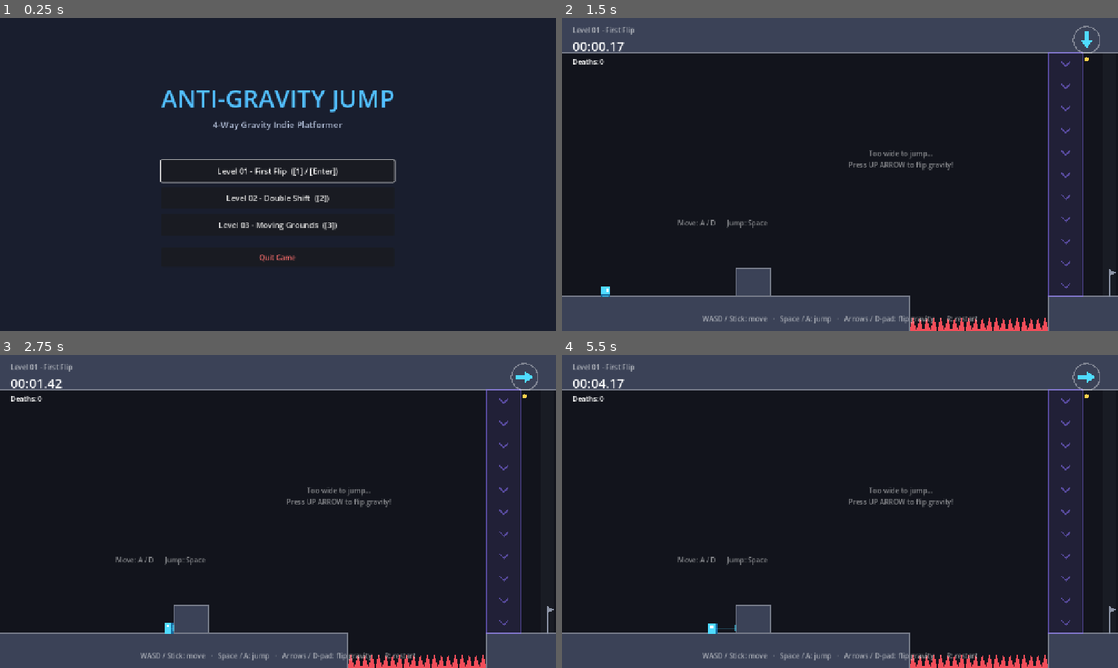
Above: before the commit, frames 1-4 (two rows, left to right).
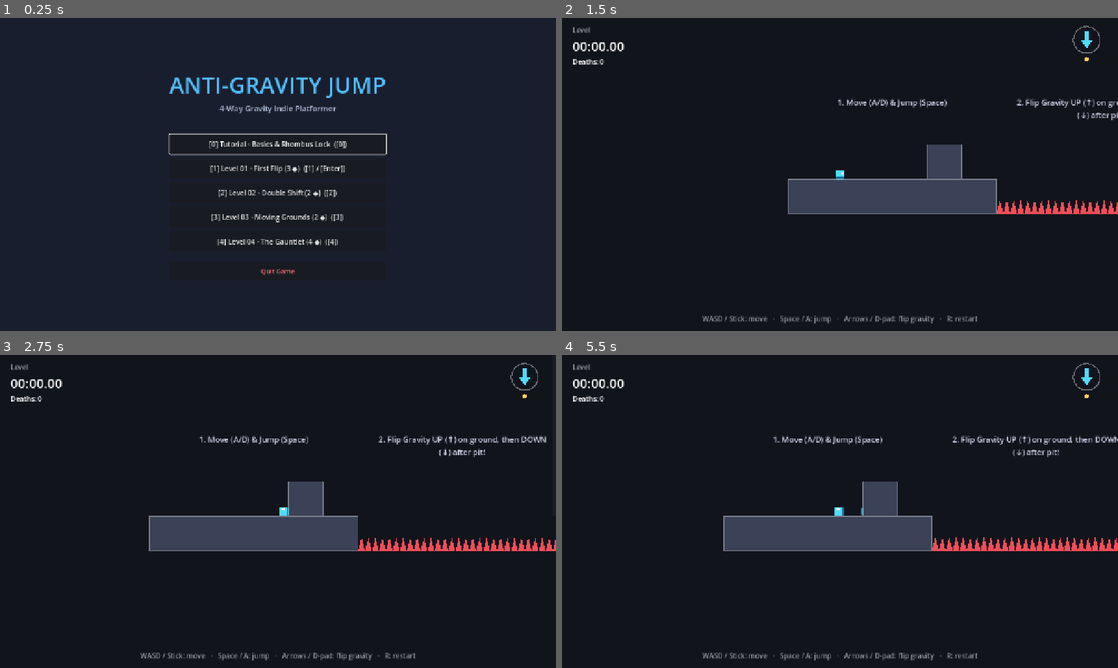
Above: after the commit, the same moments.

Repository: gorelikspb/antigravityjump
Game: Godot game, scene res://src/ui/main_menu.tscn
Two runs of this game, one before a commit and one after it. Both use one fixed random seed, a clock stepped at 60 frames per second and the inputs below.
Inputs (mouse positions are in pixels of both pictures, inside the frame that each line leads up to):
- Up to frame 1 (0.25 s): no input
- Up to frame 2 (1.5 s): click (840, 143) at 0.5 s, where only the run after the commit has a clickable "[0] Tutorial - Basics & Rhomb…"; click (840, 171) at 1.25 s, where only the run before the commit has a clickable "Level 01 - First Flip ([1] / …"
- Up to frame 3 (2.75 s): tap Enter (confirm) at 2 s; move the mouse to (400, 495) at 2.02 s; hold Right (gravity_right) from 2.03 s (still down); tap 0 at 2.1 s; click (400, 495) at 2.17 s; tap Space (jump) at 2.27 s; tap 1 at 2.3 s
- Up to frame 4 (5.5 s): move the mouse to (728, 527) at 2.77 s; tap 1 at 2.85 s; tap Space (jump) at 3.02, 4.52, 5.27 s; tap 4 at 3.05, 3.6 s; move the mouse to (895, 442) at 3.52 s; release Right (gravity_right) at 3.53 s; hold Left (gravity_left) 3.53-4.28 s; tap Keypad Enter at 3.8, 4.35 s; move the mouse to (812, 574) at 4.27 s; hold Right (gravity_right) from 4.28 s (still down); click (812, 574) at 4.42 s; tap 2 at 4.55, 5.1 s; move the mouse to (1006, 558) at 5.02 s; tap 3 at 5.3 s

The runs differ from the first frame. In frame 1, 5.2% of the frame differs, in the area x 28-72%, y 18-83%; in frame 2, 32%; in frame 3, 32%, in the area x 0-100%, y 0-100%; in frame 4, 32%.
Error after the commit: Invalid access to property or key 'global_position' on a base object of type 'null instance'. (res://src/gameplay/level/level.gd:42)

Commit message:
feat: add mandatory rhombus lock mode, interactive tutorial, Level 04, and publishing guide

Diff:
--- a/src/gameplay/level/goal.gd
+++ b/src/gameplay/level/goal.gd
@@ -6,7 +6,13 @@
 signal reached
 
 @export var color: Color = Color(1.0, 0.82, 0.3)
+@export var locked_color: Color = Color(0.55, 0.25, 0.35)
 @export var pulse_speed: float = 3.0
+
+var is_locked: bool = false:
+	set(value):
+		is_locked = value
+		queue_redraw()
 
 var _t: float = 0.0
 
@@ -30,9 +36,15 @@
 
 
 func _draw() -> void:
+	var c := locked_color if is_locked else color
 	var pulse := 0.5 + 0.5 * sin(_t * pulse_speed)
-	var fill := color
-	fill.a = 0.15 + 0.2 * pulse
+	var fill := c
+	fill.a = 0.10 if is_locked else (0.15 + 0.2 * pulse)
 	draw_rect(Rect2(Vector2.ZERO, size), fill)
-	draw_rect(Rect2(Vector2.ZERO, size), color, false, 3.0)
-	draw_circle(size * 0.5, 6.0 + 3.0 * pulse, color)
+	draw_rect(Rect2(Vector2.ZERO, size), c, false, 3.0)
+	if is_locked:
+		# Draw lock cross
+		draw_line(Vector2(8, 8), size - Vector2(8, 8), c, 2.5)
+		draw_line(Vector2(size.x - 8, 8), Vector2(8, size.y - 8), c, 2.5)
+	else:
+		draw_circle(size * 0.5, 6.0 + 3.0 * pulse, c)
--- a/src/gameplay/level/level.gd
+++ b/src/gameplay/level/level.gd
@@ -11,11 +11,14 @@
 signal air_charges_changed(charges: int, max_charges: int)
 signal flip_denied
 signal checkpoint_reached
+signal crystals_changed(collected: int, total: int, required: bool)
 
 @export var level_name: String = "Untitled Level"
 @export var level_bounds: Rect2 = Rect2(0, 0, 1280, 720)
 @export var start_gravity: GravityMath.Dir = GravityMath.Dir.DOWN
 @export_file("*.tscn") var next_level: String = ""
+## If true, the Goal stays locked until every RechargeCrystal in the level has been collected.
+@export var require_all_crystals: bool = true
 ## Extra distance outside level_bounds before the player is killed (AC-L5).
 @export var out_of_bounds_margin: float = 64.0
 
@@ -26,6 +29,9 @@
 var _respawn_position: Vector2
 var _respawn_gravity: int
 var _respawn_timer: Timer
+var _total_crystals: int = 0
+var _collected_crystals: Array[RechargeCrystal] = []
+var _checkpoint_crystals: Array[RechargeCrystal] = []
 
 @onready var _player: Player = $Player
 @onready var _spawn: Marker2D = $Spawn
@@ -56,10 +62,18 @@
 	for node in get_tree().get_nodes_in_group(&"goals"):
 		if is_ancestor_of(node):
 			(node as Goal).reached.connect(_on_goal_reached)
+	for node in get_tree().get_nodes_in_group(&"crystals"):
+		if is_ancestor_of(node):
+			var c := node as RechargeCrystal
+			_total_crystals += 1
+			c.always_consume = true
+			c.collected.connect(_on_crystal_collected.bind(c))
 
 	_player.respawn(_respawn_position, _respawn_gravity)
+	_update_goal_lock()
 	deaths_changed.emit(_deaths)
 	timer_updated.emit(_elapsed)
+	crystals_changed.emit(_collected_crystals.size(), _total_crystals, require_all_crystals)
 
 
 func _physics_process(delta: float) -> void:
@@ -104,22 +118,48 @@
 func _do_respawn() -> void:
 	if _completed:
 		return
+	_collected_crystals = _checkpoint_crystals.duplicate()
 	for node in get_tree().get_nodes_in_group(&"crystals"):
 		if is_ancestor_of(node):
 			node.call(&"reset")
+	_update_goal_lock()
+	crystals_changed.emit(_collected_crystals.size(), _total_crystals, require_all_crystals)
 	_player.respawn(_respawn_position, _respawn_gravity)
 
 
 func _on_checkpoint_activated(respawn_position: Vector2) -> void:
 	_respawn_position = respawn_position
 	_respawn_gravity = _player.gravity_dir
+	_checkpoint_crystals = _collected_crystals.duplicate()
 	if has_node("/root/SoundManager"):
 		get_node("/root/SoundManager").play(AudioSynthesizer.Sound.CHECKPOINT)
 	checkpoint_reached.emit()
 
 
+func _on_crystal_collected(crystal: RechargeCrystal) -> void:
+	if not _collected_crystals.has(crystal):
+		_collected_crystals.append(crystal)
+		_update_goal_lock()
+		crystals_changed.emit(_collected_crystals.size(), _total_crystals, require_all_crystals)
+
+
+func _is_goal_locked() -> bool:
+	return require_all_crystals and _total_crystals > 0 and _collected_crystals.size() < _total_crystals
+
+
+func _update_goal_lock() -> void:
+	var locked := _is_goal_locked()
+	for node in get_tree().get_nodes_in_group(&"goals"):
+		if is_ancestor_of(node):
+			(node as Goal).is_locked = locked
+
+
 func _on_goal_reached() -> void:
 	if _completed or _player.is_dead():
+		return
+	if _is_goal_locked():
+		if has_node("/root/SoundManager"):
+			get_node("/root/SoundManager").play(AudioSynthesizer.Sound.DENY)
 		return
 	_completed = true
 	_running = false
--- /dev/null
+++ b/src/levels/level_00_tutorial.tscn
@@ -0,0 +1,130 @@
+[gd_scene format=3]
+
+[ext_resource type="Script" path="res://src/gameplay/level/level.gd" id="1_level"]
+[ext_resource type="PackedScene" path="res://src/gameplay/player/player.tscn" id="2_player"]
+[ext_resource type="PackedScene" path="res://src/ui/hud.tscn" id="3_hud"]
+[ext_resource type="Script" path="res://src/gameplay/level/block.gd" id="4_block"]
+[ext_resource type="Script" path="res://src/gameplay/level/spikes.gd" id="5_spikes"]
+[ext_resource type="Script" path="res://src/gameplay/level/gravity_zone.gd" id="6_zone"]
+[ext_resource type="Script" path="res://src/gameplay/level/checkpoint.gd" id="7_checkpoint"]
+[ext_resource type="Script" path="res://src/gameplay/level/goal.gd" id="8_goal"]
+[ext_resource type="Script" path="res://src/gameplay/level/recharge_crystal.gd" id="9_crystal"]
+
+[node name="Level00Tutorial" type="Node2D"]
+script = ExtResource("1_level")
+level_name = "Level 00 - Interactive Tutorial"
+level_bounds = Rect2(0, 0, 1920, 720)
+next_level = "res://src/levels/level_01.tscn"
+
+[node name="Geometry" type="Node2D" parent="."]
+
+[node name="Ceiling" type="StaticBody2D" parent="Geometry"]
+script = ExtResource("4_block")
+size = Vector2(1920, 80)
+
+[node name="FloorRoom1" type="StaticBody2D" parent="Geometry"]
+position = Vector2(0, 640)
+script = ExtResource("4_block")
+size = Vector2(480, 80)
+
+[node name="Step1" type="StaticBody2D" parent="Geometry"]
+position = Vector2(320, 560)
+script = ExtResource("4_block")
+size = Vector2(80, 80)
+
+[node name="FloorRoom2" type="StaticBody2D" parent="Geometry"]
+position = Vector2(960, 640)
+script = ExtResource("4_block")
+size = Vector2(480, 80)
+
+[node name="FloorRoom3" type="StaticBody2D" parent="Geometry"]
+position = Vector2(1440, 640)
+script = ExtResource("4_block")
+size = Vector2(480, 80)
+
+[node name="GoalLedge" type="StaticBody2D" parent="Geometry"]
+position = Vector2(1680, 620)
+script = ExtResource("4_block")
+size = Vector2(240, 20)
+
+[node name="Hazards" type="Node2D" parent="."]
+
+[node name="PitSpikes" type="Area2D" parent="Hazards"]
+position = Vector2(480, 688)
+script = ExtResource("5_spikes")
+size = Vector2(480, 32)
+
+[node name="Pickups" type="Node2D" parent="."]
+
+[node name="Crystal1" type="Area2D" parent="Pickups"]
+position = Vector2(1180, 440)
+script = ExtResource("9_crystal")
+always_consume = true
+size = Vector2(32, 32)
+
+[node name="Crystal2" type="Area2D" parent="Pickups"]
+position = Vector2(1560, 260)
+script = ExtResource("9_crystal")
+always_consume = true
+size = Vector2(32, 32)
+
+[node name="Triggers" type="Node2D" parent="."]
+
+[node name="Checkpoint1" type="Area2D" parent="Triggers"]
+position = Vector2(928, 80)
+script = ExtResource("7_checkpoint")
+size = Vector2(32, 560)
+
+[node name="Goal" type="Area2D" parent="Triggers"]
+position = Vector2(1760, 580)
+script = ExtResource("8_goal")
+size = Vector2(40, 40)
+
+[node name="TutorialLabels" type="Node2D" parent="."]
+
+[node name="Label1" type="Label" parent="TutorialLabels"]
+offset_left = 60.0
+offset_top = 450.0
+offset_right = 420.0
+offset_bottom = 510.0
+theme_override_colors/font_color = Color(0.9, 0.9, 1, 0.9)
+theme_override_font_sizes/font_size = 18
+text = "1. Move (A/D) & Jump (Space)"
+horizontal_alignment = 1
+
+[node name="Label2" type="Label" parent="TutorialLabels"]
+offset_left = 520.0
+offset_top = 450.0
+offset_right = 920.0
+offset_bottom = 510.0
+theme_override_colors/font_color = Color(0.9, 0.9, 1, 0.9)
+theme_override_font_sizes/font_size = 18
+text = "2. Flip Gravity UP (↑) on ground, then DOWN (↓) after pit!"
+horizontal_alignment = 1
+autowrap_mode = 2
+
+[node name="Label3" type="Label" parent="TutorialLabels"]
+offset_left = 980.0
+offset_top = 280.0
+offset_right = 1420.0
+offset_bottom = 360.0
+theme_override_colors/font_color = Color(1, 0.8, 0.3, 1)
+theme_override_font_sizes/font_size = 18
+text = "3. EXIT IS LOCKED! Collect ALL Rhombus Crystals (◆) to unlock Exit & refill flips!"
+horizontal_alignment = 1
+autowrap_mode = 2
+
+[node name="Label4" type="Label" parent="TutorialLabels"]
+offset_left = 1460.0
+offset_top = 180.0
+offset_right = 1880.0
+offset_bottom = 240.0
+theme_override_colors/font_color = Color(0.4, 1, 0.6, 1)
+theme_override_font_sizes/font_size = 16
+text = "Grab Crystal near ceiling, then enter golden Exit!"
+horizontal_alignment = 1
+
+[node name="PlayerInstance" parent="." instance=ExtResource("2_player")]
+position = Vector2(120, 580)
+
+[node name="HUD" parent="." instance=ExtResource("3_hud")]
--- a/src/levels/level_01.tscn
+++ b/src/levels/level_01.tscn
@@ -8,6 +8,7 @@
 [ext_resource type="Script" path="res://src/gameplay/level/gravity_zone.gd" id="6_zone"]
 [ext_resource type="Script" path="res://src/gameplay/level/checkpoint.gd" id="7_checkpoint"]
 [ext_resource type="Script" path="res://src/gameplay/level/goal.gd" id="8_goal"]
+[ext_resource type="Script" path="res://src/gameplay/level/recharge_crystal.gd" id="9_crystal"]
 
 [node name="Level01" type="Node2D"]
 script = ExtResource("1_level")
@@ -66,6 +67,26 @@
 
 [node name="Triggers" type="Node2D" parent="."]
 
+[node name="Pickups" type="Node2D" parent="."]
+
+[node name="Crystal1" type="Area2D" parent="Pickups"]
+position = Vector2(424, 140)
+script = ExtResource("9_crystal")
+always_consume = true
+size = Vector2(32, 32)
+
+[node name="Crystal2" type="Area2D" parent="Pickups"]
+position = Vector2(960, 360)
+script = ExtResource("9_crystal")
+always_consume = true
+size = Vector2(32, 32)
+
+[node name="Crystal3" type="Area2D" parent="Pickups"]
+position = Vector2(1680, 520)
+script = ExtResource("9_crystal")
+always_consume = true
+size = Vector2(32, 32)
+
 [node name="SafetyZoneDown" type="Area2D" parent="Triggers"]
 position = Vector2(1120, 80)
 script = ExtResource("6_zone")
--- a/src/levels/level_03.tscn
+++ b/src/levels/level_03.tscn
@@ -15,7 +15,7 @@
 script = ExtResource("1_level")
 level_name = "Level 03 - Moving Grounds"
 level_bounds = Rect2(0, 0, 1920, 720)
-next_level = "res://src/ui/main_menu.tscn"
+next_level = "res://src/levels/level_04.tscn"
 
 [node name="Geometry" type="Node2D" parent="."]
 
--- /dev/null
+++ b/src/levels/level_04.tscn
@@ -0,0 +1,129 @@
+[gd_scene format=3]
+
+[ext_resource type="Script" path="res://src/gameplay/level/level.gd" id="1_level"]
+[ext_resource type="PackedScene" path="res://src/gameplay/player/player.tscn" id="2_player"]
+[ext_resource type="PackedScene" path="res://src/ui/hud.tscn" id="3_hud"]
+[ext_resource type="Script" path="res://src/gameplay/level/block.gd" id="4_block"]
+[ext_resource type="Script" path="res://src/gameplay/level/spikes.gd" id="5_spikes"]
+[ext_resource type="Script" path="res://src/gameplay/level/gravity_zone.gd" id="6_zone"]
+[ext_resource type="Script" path="res://src/gameplay/level/checkpoint.gd" id="7_checkpoint"]
+[ext_resource type="Script" path="res://src/gameplay/level/goal.gd" id="8_goal"]
+[ext_resource type="Script" path="res://src/gameplay/level/recharge_crystal.gd" id="9_crystal"]
+[ext_resource type="Script" path="res://src/gameplay/level/moving_platform.gd" id="10_moving_platform"]
+
+[node name="Level04" type="Node2D"]
+script = ExtResource("1_level")
+level_name = "Level 04 - The Gauntlet"
+level_bounds = Rect2(0, 0, 2200, 720)
+next_level = "res://src/ui/main_menu.tscn"
+
+[node name="Geometry" type="Node2D" parent="."]
+
+[node name="Ceiling" type="StaticBody2D" parent="Geometry"]
+script = ExtResource("4_block")
+size = Vector2(2200, 80)
+
+[node name="FloorStart" type="StaticBody2D" parent="Geometry"]
+position = Vector2(0, 640)
+script = ExtResource("4_block")
+size = Vector2(400, 80)
+
+[node name="FloorMid" type="StaticBody2D" parent="Geometry"]
+position = Vector2(900, 640)
+script = ExtResource("4_block")
+size = Vector2(400, 80)
+
+[node name="FloorEnd" type="StaticBody2D" parent="Geometry"]
+position = Vector2(1600, 640)
+script = ExtResource("4_block")
+size = Vector2(600, 80)
+
+[node name="UpperLedge" type="StaticBody2D" parent="Geometry"]
+position = Vector2(1300, 260)
+script = ExtResource("4_block")
+size = Vector2(240, 32)
+
+[node name="RightWall" type="StaticBody2D" parent="Geometry"]
+position = Vector2(2136, 80)
+script = ExtResource("4_block")
+size = Vector2(64, 640)
+
+[node name="MovingPlatforms" type="Node2D" parent="."]
+
+[node name="Platform1" type="AnimatableBody2D" parent="MovingPlatforms"]
+position = Vector2(440, 500)
+script = ExtResource("10_moving_platform")
+size = Vector2(120, 24)
+travel_offset = Vector2(0, -240)
+duration = 3.0
+
+[node name="Platform2" type="AnimatableBody2D" parent="MovingPlatforms"]
+position = Vector2(1360, 480)
+script = ExtResource("10_moving_platform")
+size = Vector2(120, 24)
+travel_offset = Vector2(200, 0)
+duration = 2.0
+
+[node name="Hazards" type="Node2D" parent="."]
+
+[node name="PitSpikes1" type="Area2D" parent="Hazards"]
+position = Vector2(400, 688)
+script = ExtResource("5_spikes")
+size = Vector2(500, 32)
+
+[node name="PitSpikes2" type="Area2D" parent="Hazards"]
+position = Vector2(1300, 688)
+script = ExtResource("5_spikes")
+size = Vector2(300, 32)
+
+[node name="CeilingSpikes" type="Area2D" parent="Hazards"]
+position = Vector2(700, 80)
+script = ExtResource("5_spikes")
+facing = 1
+size = Vector2(400, 24)
+
+[node name="Pickups" type="Node2D" parent="."]
+
+[node name="Crystal1" type="Area2D" parent="Pickups"]
+position = Vector2(460, 200)
+script = ExtResource("9_crystal")
+always_consume = true
+size = Vector2(32, 32)
+
+[node name="Crystal2" type="Area2D" parent="Pickups"]
+position = Vector2(900, 360)
+script = ExtResource("9_crystal")
+always_consume = true
+size = Vector2(32, 32)
+
+[node name="Crystal3" type="Area2D" parent="Pickups"]
+position = Vector2(1420, 180)
+script = ExtResource("9_crystal")
+always_consume = true
+size = Vector2(32, 32)
+
+[node name="Crystal4" type="Area2D" parent="Pickups"]
+position = Vector2(1880, 520)
+script = ExtResource("9_crystal")
+always_consume = true
+size = Vector2(32, 32)
+
+[node name="Triggers" type="Node2D" parent="."]
+
+[node name="Checkpoint1" type="Area2D" parent="Triggers"]
+position = Vector2(1520, 80)
+script = ExtResource("7_checkpoint")
+size = Vector2(32, 560)
+
+[node name="Goal" type="Area2D" parent="Triggers"]
+position = Vector2(2040, 576)
+script = ExtResource("8_goal")
+size = Vector2(40, 64)
+
+[node name="Spawn" type="Marker2D" parent="."]
+position = Vector2(100, 628)
+
+[node name="Player" parent="." instance=ExtResource("2_player")]
+position = Vector2(100, 628)
+
+[node name="HUD" parent="." instance=ExtResource("3_hud")]
--- a/src/ui/hud.gd
+++ b/src/ui/hud.gd
@@ -6,6 +6,7 @@
 @onready var _level_name: Label = %LevelName
 @onready var _timer: Label = %TimerLabel
 @onready var _deaths: Label = %DeathsLabel
+@onready var _crystals: Label = %CrystalsLabel
 @onready var _indicator: GravityIndicator = %GravityIndicator
 @onready var _complete_panel: Control = %CompletePanel
 @onready var _stats: Label = %StatsLabel
@@ -17,6 +18,7 @@
 	_complete_panel.visible = false
 	level.timer_updated.connect(_on_timer_updated)
 	level.deaths_changed.connect(_on_deaths_changed)
+	level.crystals_changed.connect(_on_crystals_changed)
 	level.gravity_changed.connect(_on_gravity_changed)
 	level.air_charges_changed.connect(_indicator.set_charges)
 	level.flip_denied.connect(_indicator.flash_denied)
@@ -37,6 +39,15 @@
 	_deaths.text = "Deaths: %d" % count
 
 
+func _on_crystals_changed(collected: int, total: int, required: bool) -> void:
+	if total <= 0:
+		_crystals.visible = false
+		return
+	_crystals.visible = true
+	var suffix := " (UNLOCKED!)" if (required and collected >= total) else (" (Required to unlock Exit)" if required else "")
+	_crystals.text = "◆ Rhombuses: %d / %d%s" % [collected, total, suffix]
+
+
 func _on_gravity_changed(dir: int) -> void:
 	_indicator.direction = dir
 
--- a/src/ui/hud.tscn
+++ b/src/ui/hud.tscn
@@ -28,6 +28,13 @@
 unique_name_in_owner = true
 layout_mode = 2
 text = "Deaths: 0"
+
+[node name="CrystalsLabel" type="Label" parent="TopLeft"]
+unique_name_in_owner = true
+visible = false
+layout_mode = 2
+theme_override_colors/font_color = Color(0.2, 0.85, 1, 1)
+text = "◆ Crystals: 0 / 0"
 
 [node name="GravityIndicator" type="Control" parent="."]
 unique_name_in_owner = true
--- a/src/ui/main_menu.gd
+++ b/src/ui/main_menu.gd
@@ -1,31 +1,39 @@
 class_name MainMenu
 extends Control
-## Main Menu UI script. Implements: design/gdd/level-flow.md (UI Requirements)
+## Main Menu UI script. Implements level selection for 0 through 4 and quit.
 
+@onready var _btn_level_0: Button = %BtnLevel0
 @onready var _btn_level_1: Button = %BtnLevel1
 @onready var _btn_level_2: Button = %BtnLevel2
 @onready var _btn_level_3: Button = %BtnLevel3
+@onready var _btn_level_4: Button = %BtnLevel4
 @onready var _btn_quit: Button = %BtnQuit
 
 
 func _ready() -> void:
+	_btn_level_0.pressed.connect(func() -> void: _load_level("res://src/levels/level_00_tutorial.tscn"))
 	_btn_level_1.pressed.connect(func() -> void: _load_level("res://src/levels/level_01.tscn"))
 	_btn_level_2.pressed.connect(func() -> void: _load_level("res://src/levels/level_02.tscn"))
 	_btn_level_3.pressed.connect(func() -> void: _load_level("res://src/levels/level_03.tscn"))
+	_btn_level_4.pressed.connect(func() -> void: _load_level("res://src/levels/level_04.tscn"))
 	_btn_quit.pressed.connect(func() -> void: get_tree().quit())
-	_btn_level_1.grab_focus()
+	_btn_level_0.grab_focus()
 
 
 func _unhandled_input(event: InputEvent) -> void:
 	if event is InputEventKey and event.pressed and not event.echo:
-		if event.keycode == KEY_1 or event.keycode == KEY_KP_1:
+		if event.keycode == KEY_0 or event.keycode == KEY_KP_0:
+			_load_level("res://src/levels/level_00_tutorial.tscn")
+		elif event.keycode == KEY_1 or event.keycode == KEY_KP_1:
 			_load_level("res://src/levels/level_01.tscn")
 		elif event.keycode == KEY_2 or event.keycode == KEY_KP_2:
 			_load_level("res://src/levels/level_02.tscn")
 		elif event.keycode == KEY_3 or event.keycode == KEY_KP_3:
 			_load_level("res://src/levels/level_03.tscn")
+		elif event.keycode == KEY_4 or event.keycode == KEY_KP_4:
+			_load_level("res://src/levels/level_04.tscn")
 		elif event.keycode == KEY_ENTER or event.keycode == KEY_KP_ENTER:
-			_load_level("res://src/levels/level_01.tscn")
+			_load_level("res://src/levels/level_00_tutorial.tscn")
 
 
 func _load_level(path: String) -> void:
--- a/src/ui/main_menu.tscn
+++ b/src/ui/main_menu.tscn
@@ -30,64 +30,78 @@
 
 [node name="VBoxContainer" type="VBoxContainer" parent="CenterContainer"]
 layout_mode = 2
-theme_override_constants/separation = 24
+theme_override_constants/separation = 18
 alignment = 1
 
 [node name="HeaderBox" type="VBoxContainer" parent="CenterContainer/VBoxContainer"]
 layout_mode = 2
-theme_override_constants/separation = 8
+theme_override_constants/separation = 6
 alignment = 1
 
 [node name="Title" type="Label" parent="CenterContainer/VBoxContainer/HeaderBox"]
 layout_mode = 2
 theme_override_colors/font_color = Color(0.32, 0.75, 1, 1)
-theme_override_font_sizes/font_size = 56
+theme_override_font_sizes/font_size = 52
 text = "ANTI-GRAVITY JUMP"
 horizontal_alignment = 1
 
 [node name="Subtitle" type="Label" parent="CenterContainer/VBoxContainer/HeaderBox"]
 layout_mode = 2
 theme_override_colors/font_color = Color(0.7, 0.75, 0.85, 1)
-theme_override_font_sizes/font_size = 20
+theme_override_font_sizes/font_size = 18
 text = "4-Way Gravity Indie Platformer"
 horizontal_alignment = 1
 
 [node name="Spacer" type="Control" parent="CenterContainer/VBoxContainer"]
-custom_minimum_size = Vector2(0, 20)
+custom_minimum_size = Vector2(0, 10)
 layout_mode = 2
 
 [node name="MenuButtons" type="VBoxContainer" parent="CenterContainer/VBoxContainer"]
 layout_mode = 2
-theme_override_constants/separation = 12
+theme_override_constants/separation = 10
+
+[node name="BtnLevel0" type="Button" parent="CenterContainer/VBoxContainer/MenuButtons"]
+unique_name_in_owner = true
+custom_minimum_size = Vector2(380, 46)
+layout_mode = 2
+theme_override_font_sizes/font_size = 16
+text = "[0] Tutorial - Basics & Rhombus Lock  ([0])"
 
 [node name="BtnLevel1" type="Button" parent="CenterContainer/VBoxContainer/MenuButtons"]
 unique_name_in_owner = true
-custom_minimum_size = Vector2(360, 50)
+custom_minimum_size = Vector2(380, 46)
 layout_mode = 2
-theme_override_font_sizes/font_size = 18
-text = "Level 01 - First Flip  ([1] / [Enter])"
+theme_override_font_sizes/font_size = 16
+text = "[1] Level 01 - First Flip (3 ◆)  ([1] / [Enter])"
 
 [node name="BtnLevel2" type="Button" parent="CenterContainer/VBoxContainer/MenuButtons"]
 unique_name_in_owner = true
-custom_minimum_size = Vector2(360, 50)
+custom_minimum_size = Vector2(380, 46)
 layout_mode = 2
-theme_override_font_sizes/font_size = 18
-text = "Level 02 - Double Shift  ([2])"
+theme_override_font_sizes/font_size = 16
+text = "[2] Level 02 - Double Shift (2 ◆)  ([2])"
 
 [node name="BtnLevel3" type="Button" parent="CenterContainer/VBoxContainer/MenuButtons"]
 unique_name_in_owner = true
-custom_minimum_size = Vector2(360, 50)
+custom_minimum_size = Vector2(380, 46)
 layout_mode = 2
-theme_override_font_sizes/font_size = 18
-text = "Level 03 - Moving Grounds  ([3])"
+theme_override_font_sizes/font_size = 16
+text = "[3] Level 03 - Moving Grounds (2 ◆)  ([3])"
+
+[node name="BtnLevel4" type="Button" parent="CenterContainer/VBoxContainer/MenuButtons"]
+unique_name_in_owner = true
+custom_minimum_size = Vector2(380, 46)
+layout_mode = 2
+theme_override_font_sizes/font_size = 16
+text = "[4] Level 04 - The Gauntlet (4 ◆)  ([4])"
 
 [node name="HSeparator" type="HSeparator" parent="CenterContainer/VBoxContainer/MenuButtons"]
 layout_mode = 2
 
 [node name="BtnQuit" type="Button" parent="CenterContainer/VBoxContainer/MenuButtons"]
 unique_name_in_owner = true
-custom_minimum_size = Vector2(360, 44)
+custom_minimum_size = Vector2(380, 42)
 layout_mode = 2
 theme_override_colors/font_color = Color(0.9, 0.4, 0.4, 1)
-theme_override_font_sizes/font_size = 16
+theme_override_font_sizes/font_size = 15
 text = "Quit Game"
Not shown, added: production/publishing-and-growth-guide.md
